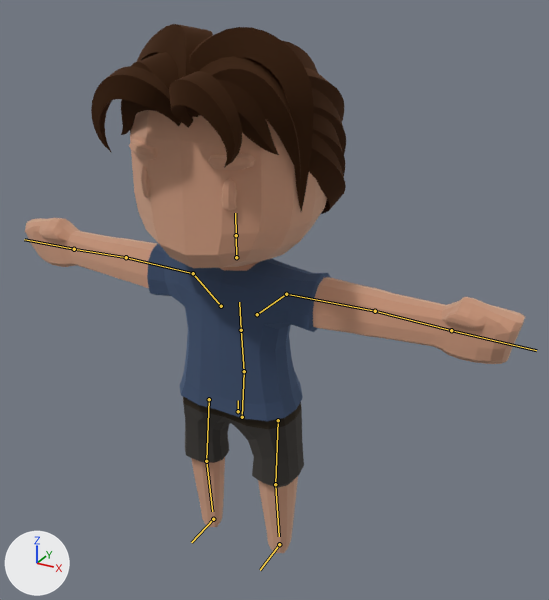
One commit to the glTF model assets/models/characters/skater_slim_boy.glb: the scene before it, then after it.
The view is the same before and after, from a 50 mm lens placed at (2.17, -3.49, 3.57), pointed at (0.13, 0.21, 1.72). The axes (+X, +Y, +Z) are drawn at lower left. The lights are the same throughout. The picture after the commit comes second. The bones that change, and the others that lie on the model, are drawn over the model as lines.

Names of what the first picture shows: 'Body'.
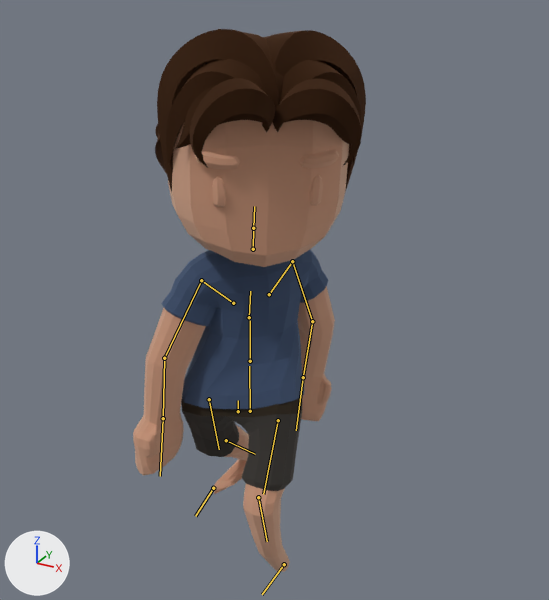
Commit message: feat: authored skate-stance ride clip — no more running through the board

The newer file adds an action. The first version stands in its rest pose; the second is drawn at frame 40 of the action 'ride'.

Changed parts and their boxes (x1, y1, x2, y2) in the pictures (549 x 600 px):
'Body', posed (53% narrower): before (25, 24, 525, 553); after (133, 29, 366, 572)
bone 'Hips', root to tip: before (242, 417) to (244, 371); after (250, 411) to (249, 366)
bone 'Abdomen', root to tip: before (244, 371) to (241, 330); after (250, 361) to (250, 320)
bone 'Torso', root to tip: before (241, 330) to (239, 302); after (249, 317) to (250, 291)
bone 'Neck', root to tip: before (236, 257) to (236, 235); after (253, 249) to (253, 228)
bone 'Shoulder.L', root to tip: before (257, 314) to (286, 294); after (269, 294) to (292, 261)
bone 'UpperArm.L', root to tip: before (286, 294) to (375, 311); after (292, 261) to (312, 321)
bone 'LowerArm.L', root to tip: before (375, 311) to (451, 330); after (312, 321) to (303, 377)
bone 'Shoulder.R', root to tip: before (221, 306) to (193, 273); after (233, 303) to (201, 280)
bone 'UpperArm.R', root to tip: before (193, 273) to (126, 257); after (201, 280) to (164, 358)
bone 'LowerArm.R', root to tip: before (126, 257) to (74, 249); after (164, 358) to (163, 418)
bone 'UpperLeg.L', root to tip: before (278, 420) to (275, 484); after (278, 420) to (263, 494)
bone 'LowerLeg.L', root to tip: before (275, 484) to (279, 536); after (258, 497) to (267, 541)
bone 'UpperLeg.R', root to tip: before (209, 399) to (206, 461); after (209, 399) to (219, 449)
bone 'LowerLeg.R', root to tip: before (206, 461) to (212, 511); after (226, 440) to (255, 454)
bone 'Foot.L', root to tip: before (279, 544) to (260, 570); after (284, 564) to (262, 594)
bone 'Foot.R', root to tip: before (213, 519) to (191, 542); after (213, 488) to (195, 516)

What the commit changed:
Bone 'Hips' (bone_hips) moves from (0.0, 0.0, 0.0) to (0.0, 0.0, -0.1).
Bone 'Hips' (bone_hips) turns from (0, 0, 0) to (1, 28, 3) degrees about its own x, y and z.
Bone 'Abdomen' (bone_abdomen) moves from (0.0, 0.0, 0.0) to (0.0, 0.0, -0.06).
Bone 'Abdomen' (bone_abdomen) turns from (0, 0, 0) to (0, 14, -1) degrees about its own x, y and z.
Bone 'Torso' (bone_torso) moves from (0.0, 0.0, 0.0) to (0.0, 0.0, -0.04).
Bone 'Torso' (bone_torso) turns from (0, 0, 0) to (4, 18, -1) degrees about its own x, y and z.
Bone 'Neck' (bone_neck) turns from (0, 0, 0) to (0, -22, 0) degrees about its own x, y and z.
Bone 'Shoulder.L' (bone_shoulder_l) turns from (0, 0, 0) to (-9, 8, -1) degrees about its own x, y and z.
Bone 'UpperArm.L' (bone_upperarm_l) turns from (0, 0, 0) to (-69, 4, -12) degrees about its own x, y and z.
Bone 'LowerArm.L' (bone_lowerarm_l) turns from (0, 0, 0) to (-28, -1, 0) degrees about its own x, y and z.
Bone 'Shoulder.R' (bone_shoulder_r) turns from (0, 0, 0) to (-11, -9, 1) degrees about its own x, y and z.
Bone 'UpperArm.R' (bone_upperarm_r) turns from (0, 0, 0) to (-63, -4, 16) degrees about its own x, y and z.
Bone 'LowerArm.R' (bone_lowerarm_r) turns from (0, 0, 0) to (-22, 1, 0) degrees about its own x, y and z.
Bone 'UpperLeg.L' (bone_upperleg_l) turns from (0, 0, 0) to (-28, -6, 0) degrees about its own x, y and z.
Bone 'LowerLeg.L' (bone_lowerleg_l) moves from (0.0, 0.0, 0.0) to (0.0, 0.0, -0.08).
Bone 'LowerLeg.L' (bone_lowerleg_l) turns from (0, 0, 0) to (38, 0, 0) degrees about its own x, y and z.
Bone 'UpperLeg.R' (bone_upperleg_r) turns from (0, 0, 0) to (18, 6, 1) degrees about its own x, y and z.
Bone 'LowerLeg.R' (bone_lowerleg_r) moves from (0.0, 0.0, 0.0) to (0.0, 0.0, 0.08).
Bone 'LowerLeg.R' (bone_lowerleg_r) turns from (0, 0, 0) to (24, 0, 0) degrees about its own x, y and z.
Bone 'Foot.L' (bone_foot_l) moves from (0.0, 0.0, 0.0) to (0.0, -0.06, -0.225).
Bone 'Foot.L' (bone_foot_l) turns from (0, 0, 0) to (-12, 0, -6) degrees about its own x, y and z.
Bone 'Foot.R' (bone_foot_r) moves from (0.0, 0.0, 0.0) to (0.0, -0.019, 0.257).
Bone 'Foot.R' (bone_foot_r) turns from (0, 0, 0) to (-8, 0, 6) degrees about its own x, y and z.
